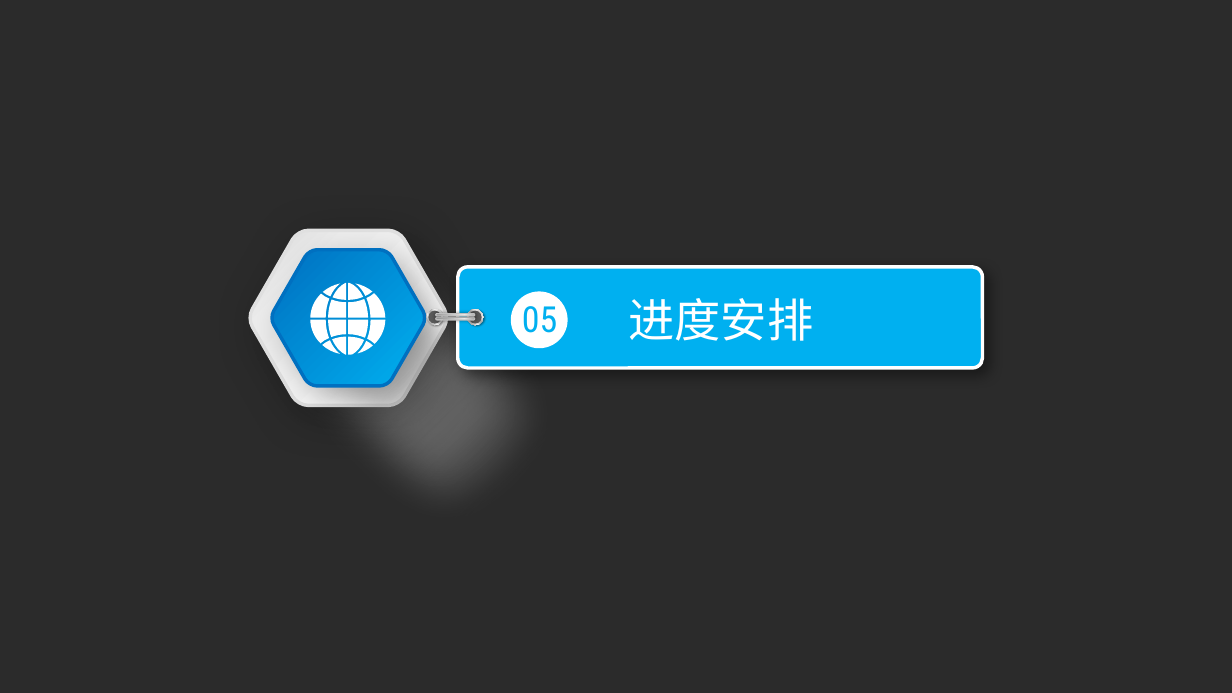
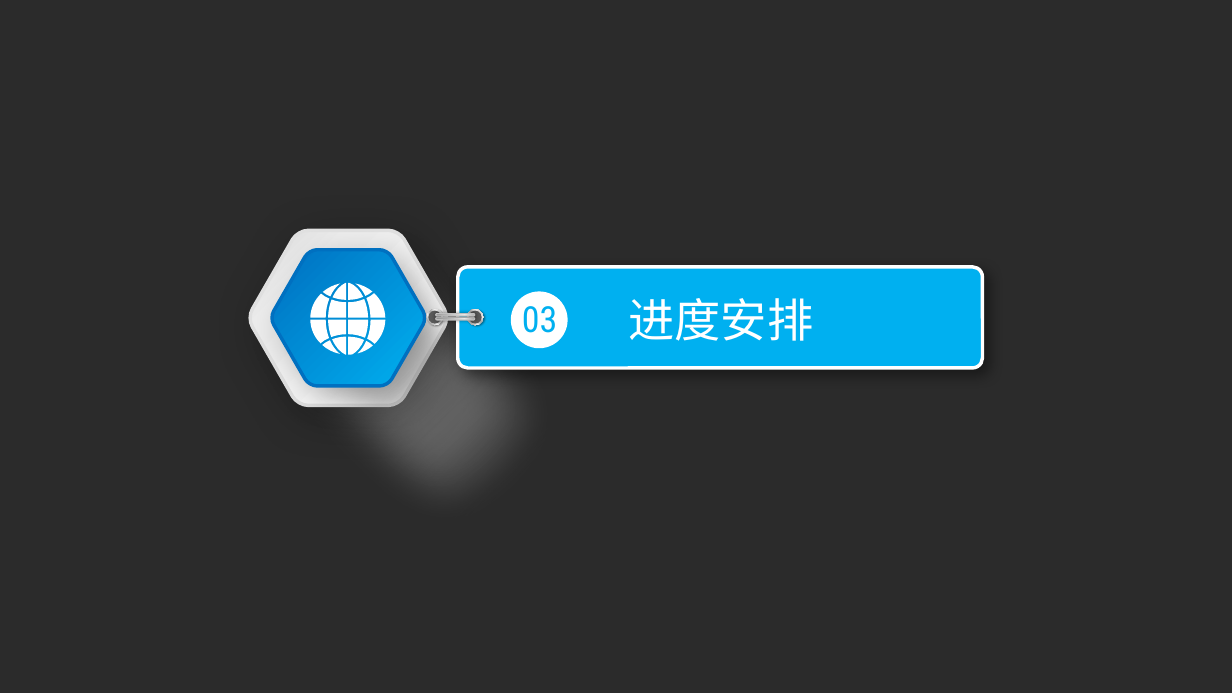
Before and after one commit to zhaobw61/Graduation-project, a slide deck: slide 14 of ppt/开题报告.pptx (slide 18 before the commit). Drawn at 1232x693 pixels with LibreOffice and Linux fonts; fonts in the diff are those of the drawing; background and template pictures are left out; a plain dark background stands for a picture behind light text. Boxes give left, top, right and bottom in pixels: in the first picture for what was removed or moved away, otherwise in the second. Text is boxed around its words. In the diff, an @@ line names an element or a change of style, - is before the commit and + after.

```diff
--- a/ppt/开题报告.pptx
+++ b/ppt/开题报告.pptx
@@ text at bbox=[522, 306, 557, 333]: text changed @@
-05
+03
```
Also in this commit, not shown: 6 other slides changed, 4 slides added, 8 slides removed.
